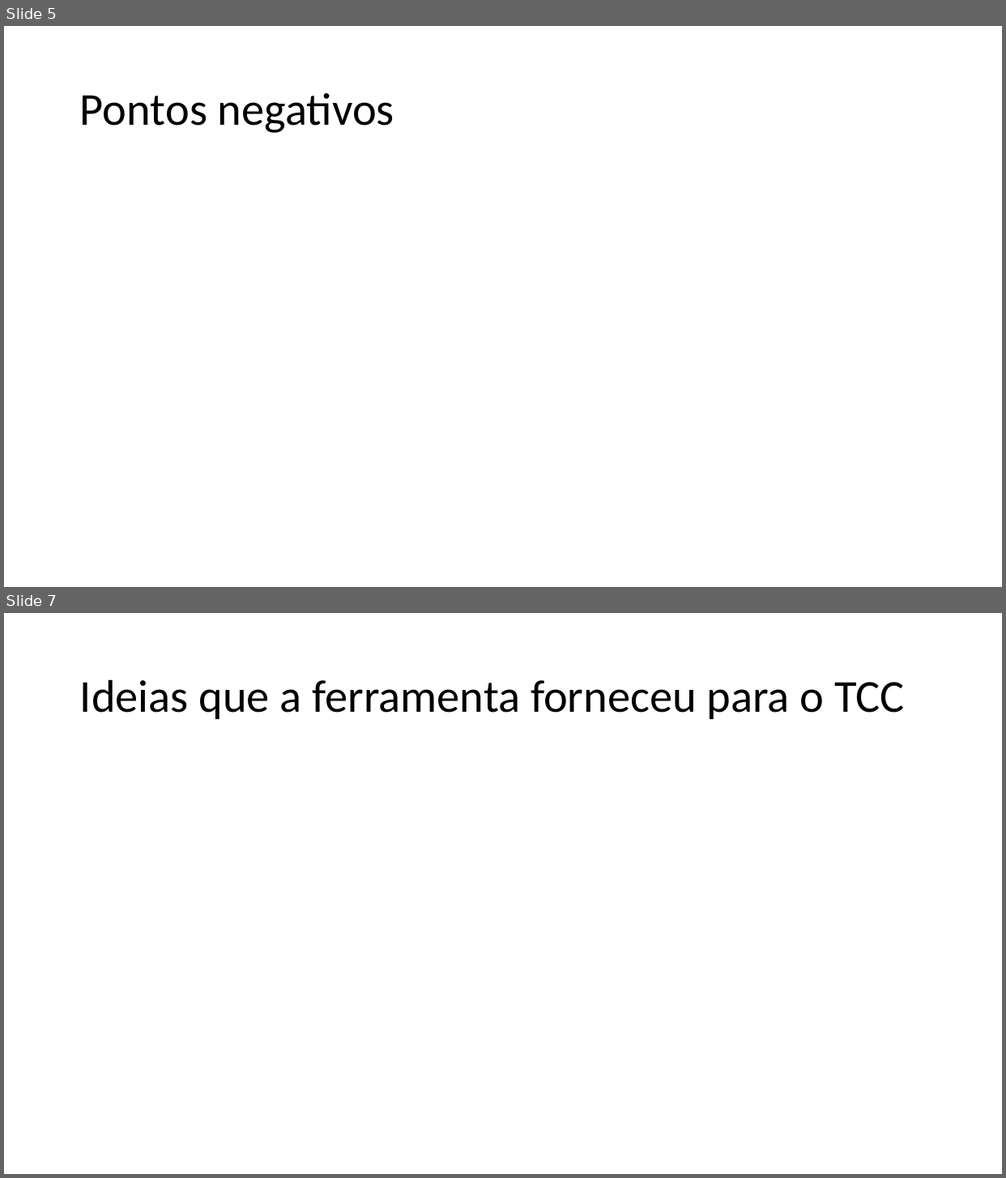
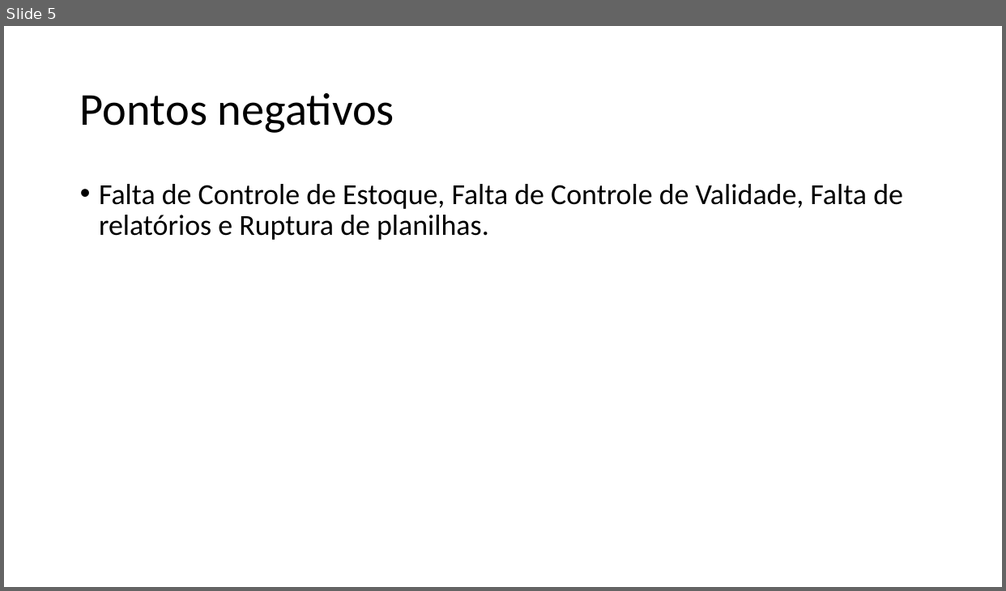
Before and after one commit to JULIOcesar353/doc-tcc-gestaoSupermercado, a slide deck: Arquivos para fazer/014 - Relatório softwares.pptx. Shown one above the other, each under a label of ours: slides 5 and 7 before the commit, slide 5 after it; the slides between them are not shown. The pictures are 1006x1178 and 1006x591 pixels, drawn with LibreOffice and Linux fonts; fonts in the diff are those of the drawing. Boxes give left, top, right and bottom in pixels: in the first picture for what was removed or moved away, otherwise in the second. Text is boxed around its words. In the diff, an @@ line names an element or a change of style, - is before the commit and + after.

```diff
--- a/Arquivos para fazer/014 - Relatório softwares.pptx
+++ b/Arquivos para fazer/014 - Relatório softwares.pptx
@@ slide 7 removed at bbox=[4, 613, 1002, 1174], background #FFFFFF @@
@@ title removed at bbox=[80, 679, 905, 719] @@
-Ideias que a ferramenta forneceu para o TCC
@@ slide 5 changed as well @@
@@ text added at bbox=[99, 184, 903, 240], 28 pt, text #000000 @@
+• Falta de Controle de Estoque, Falta de Controle de Validade, Falta de relatórios e Ruptura de planilhas.
```
Also in this commit, not shown: 4 other slides changed, 15 other slides removed, 1 other file.
